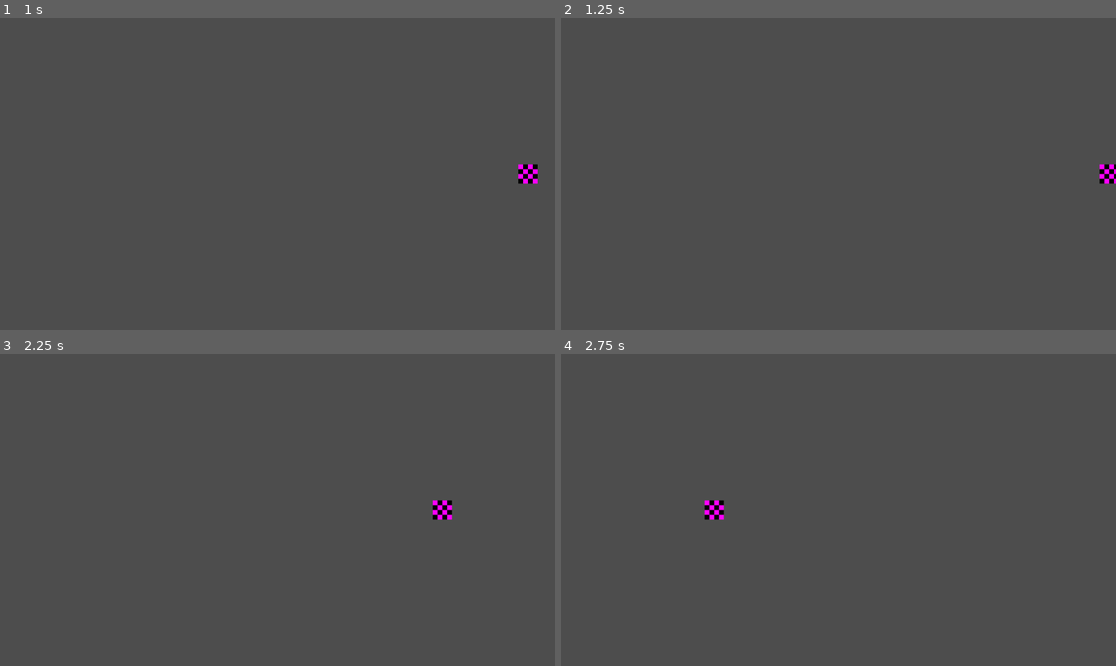
Above: before the commit, frames 1-4 (two rows, left to right).
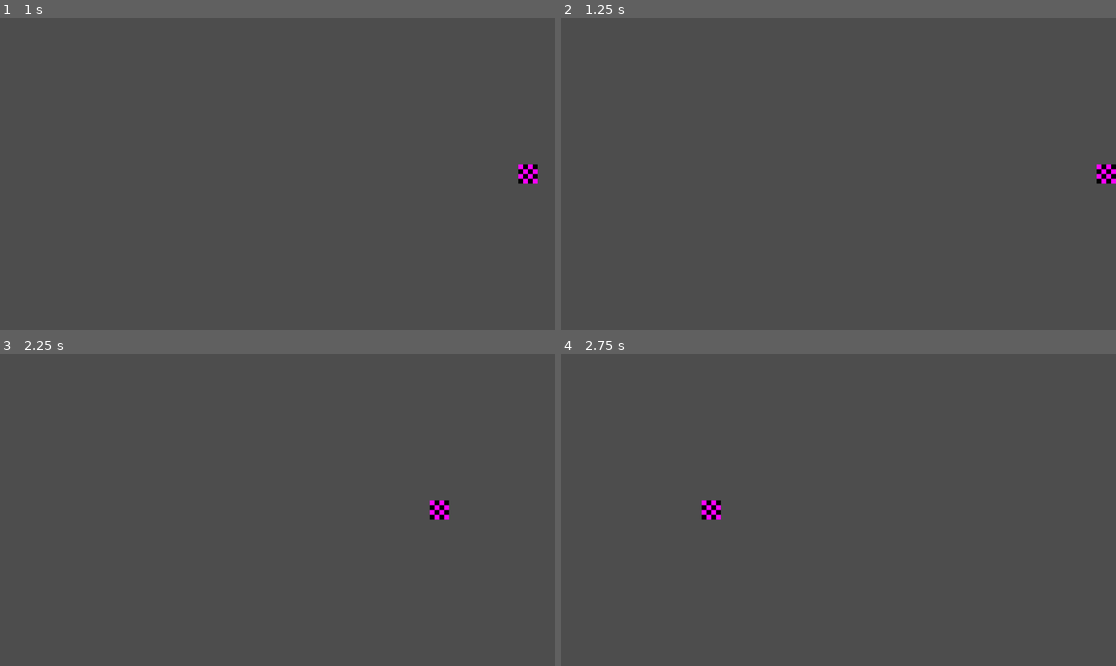
Above: after the commit, the same moments.

Repository: the-sillies/silly-game-tihii
Game: Godot game, scene res://scenes/game.tscn
Same seed, same stepped clock (60 frames per second), same inputs: the game is played once before the commit and once after it.
Inputs:
- Up to frame 1 (1 s): tap Enter (ui_accept) at 0.5, 0.77 s; hold Right (ui_right) from 0.53 s (still down)
- Up to frame 2 (1.25 s): keep holding Right (ui_right)
- Up to frame 3 (2.25 s): tap Enter (ui_accept) at 1.52, 2 s; release Right (ui_right) at 2.03 s; hold Left (ui_left) from 2.03 s (still down)
- Up to frame 4 (2.75 s): keep holding Left (ui_left)

Frame 1 is identical in both runs. In frame 2, 0.2% of the frame differs, in the area x 96-100%, y 46-54%; in frame 3, 0.2%; in frame 4, 0.2%, in the area x 25-30%, y 46-54%.

Commit message:
Fix world colliders again whoopsie :P

Diff:
--- a/scenes/game.tscn
+++ b/scenes/game.tscn
@@ -12,27 +12,27 @@
 zoom = Vector2(4, 4)
 
 [node name="StaticBody2D" type="StaticBody2D" parent="."]
-position = Vector2(0, 82.5)
+position = Vector2(0, 81)
 
 [node name="CollisionShape2D" type="CollisionShape2D" parent="StaticBody2D"]
 shape = SubResource("WorldBoundaryShape2D_uwrxv")
 
 [node name="StaticBody2D2" type="StaticBody2D" parent="."]
-position = Vector2(-145.5, 0)
+position = Vector2(-144, 0)
 rotation = 1.5707964
 
 [node name="CollisionShape2D" type="CollisionShape2D" parent="StaticBody2D2"]
 shape = SubResource("WorldBoundaryShape2D_uwrxv")
 
 [node name="StaticBody2D3" type="StaticBody2D" parent="."]
-position = Vector2(0, -82.5)
+position = Vector2(0, -81)
 rotation = 3.1415927
 
 [node name="CollisionShape2D" type="CollisionShape2D" parent="StaticBody2D3"]
 shape = SubResource("WorldBoundaryShape2D_uwrxv")
 
 [node name="StaticBody2D4" type="StaticBody2D" parent="."]
-position = Vector2(145.5, 0)
+position = Vector2(144, 0)
 rotation = -1.5707964
 
 [node name="CollisionShape2D" type="CollisionShape2D" parent="StaticBody2D4"]
